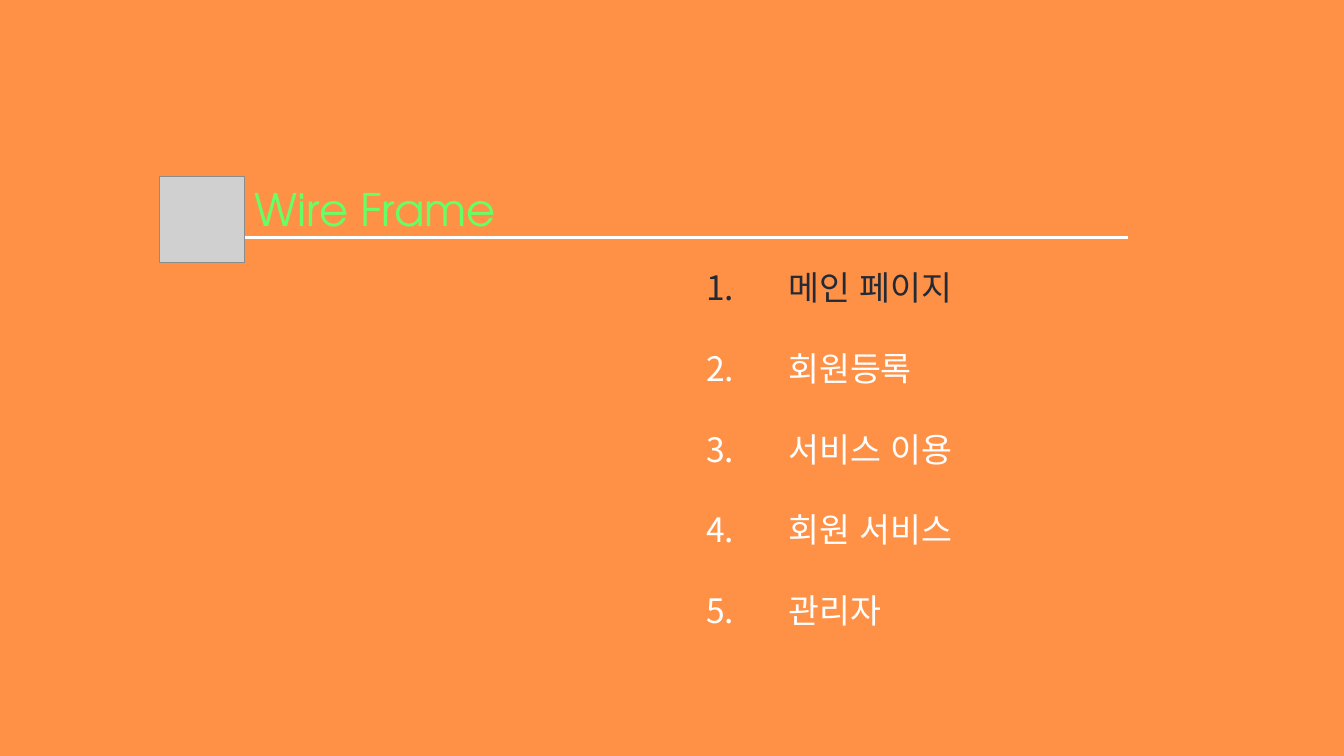
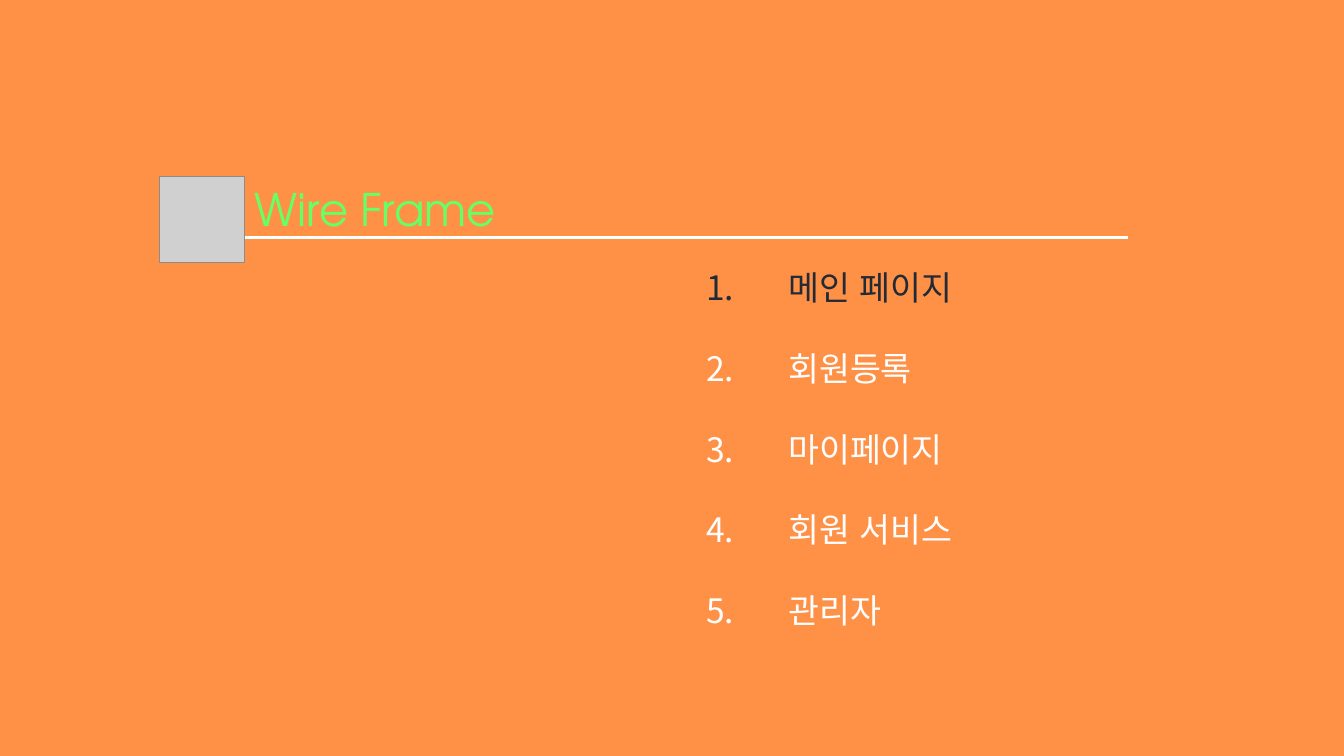
Before and after one commit to hhsw07/ezen-academy-projects, a slide deck: slide 9 of WebContent/발표자료/1차/3조 원데이클래스.pptx. Drawn at 1344x756 pixels with LibreOffice and Linux fonts; fonts in the diff are those of the drawing; grey boxes stand for pictures. Boxes give left, top, right and bottom in pixels: in the first picture for what was removed or moved away, otherwise in the second. Text is boxed around its words. In the diff, an @@ line names an element or a change of style, - is before the commit and + after.

```diff
--- a/WebContent/발표자료/1차/3조 원데이클래스.pptx
+++ b/WebContent/발표자료/1차/3조 원데이클래스.pptx
@@ text at (788,434,943,465): text changed @@
-3. 서비스 이용
+3. 마이페이지
```
Also in this commit, not shown: 4 other slides changed.
